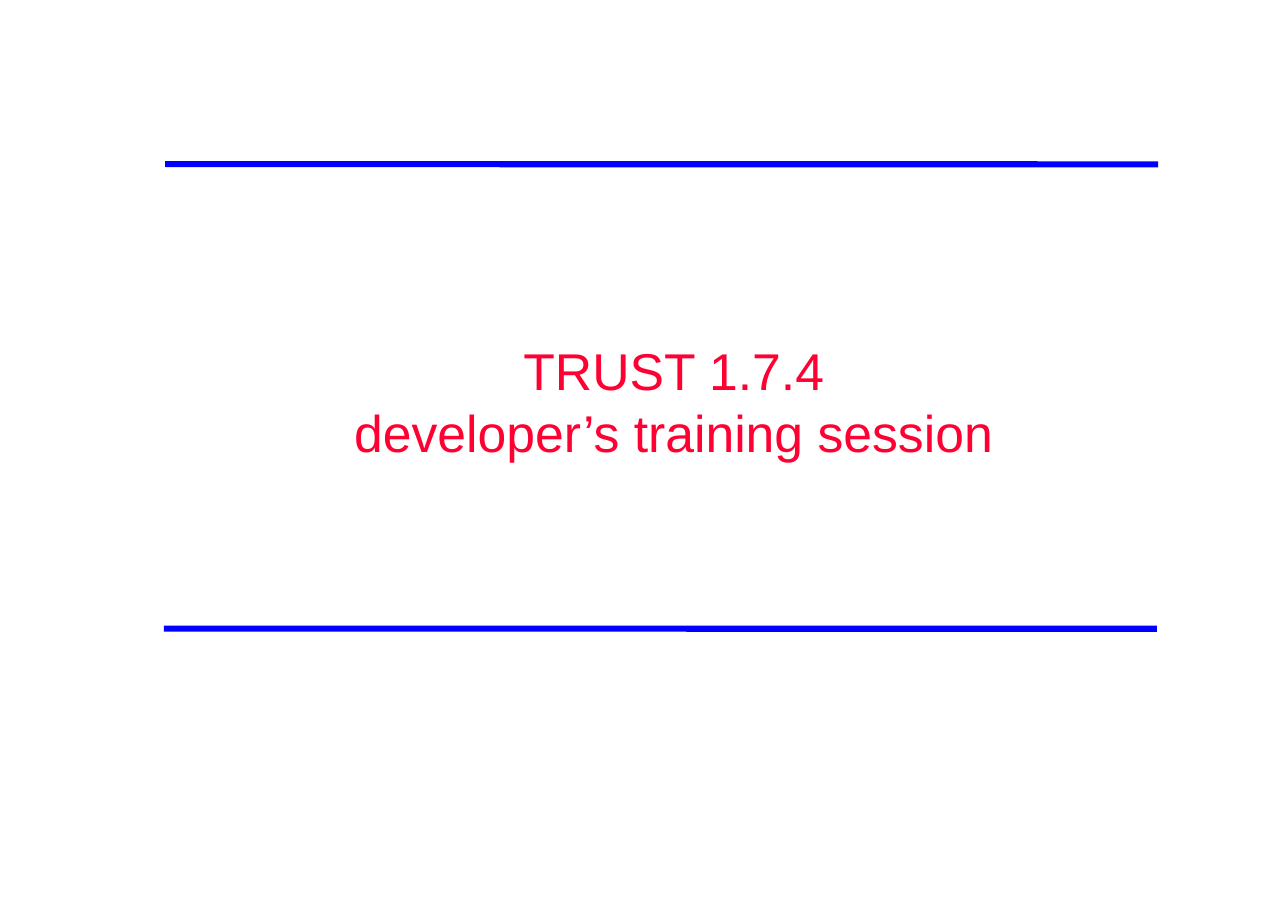
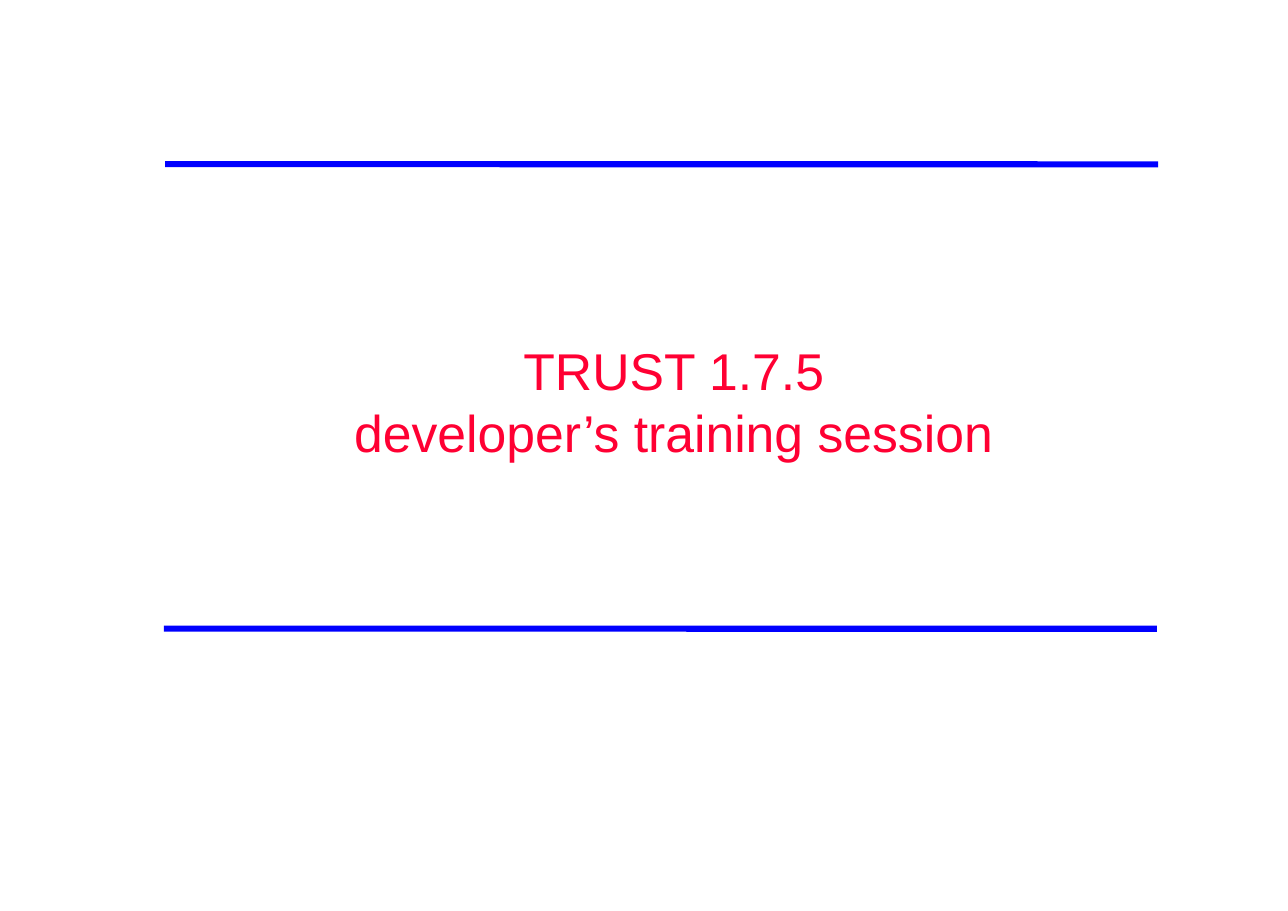
Before and after one commit to cea-trust-platform/trust-code, a slide deck: slide 1 of doc/TRUST/Developer_TRUST_presentation.odp. Drawn at 1288x911 pixels with LibreOffice and Linux fonts; fonts in the diff are those of the drawing; background and template pictures are left out. Boxes give left, top, right and bottom in pixels: in the first picture for what was removed or moved away, otherwise in the second. Text is boxed around its words. In the diff, an @@ line names an element or a change of style, - is before the commit and + after.

```diff
--- a/doc/TRUST/Developer_TRUST_presentation.odp
+++ b/doc/TRUST/Developer_TRUST_presentation.odp
@@ title at [354,354,993,463]: text changed @@
-TRUST 1.7.4
-developer’s training session
+TRUST 1.7.5
+developer’s training session
```
Also in this commit, not shown: 4 other slides changed, 9 other files.
